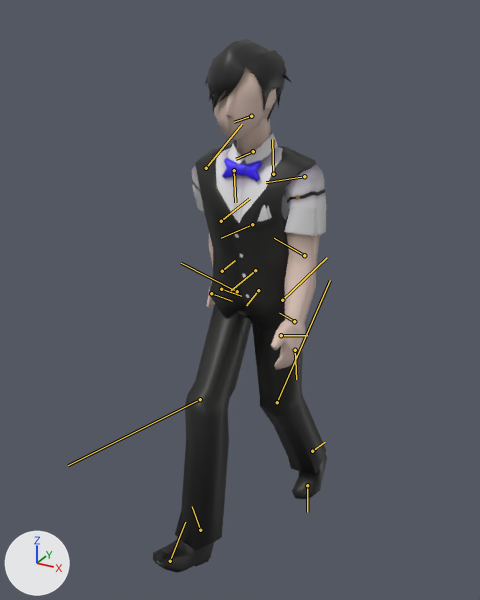
Two versions of the FBX model Assets/GameMain/Animations/HumanMotion/Male/AO_Male_02.fbx, one commit apart.
Both versions are drawn from a 50 mm lens placed at (0.0117, -0.0231, 0.0232), pointed at (-0.0007, -0.0005, 0.0119). The axes (+X, +Y, +Z) are drawn at lower left. The lights are the same throughout. Both versions are drawn at frame 14 of the action 'Take 001'; the numbers are the values there. The bones that bend it are drawn over the model as lines.

In view in the first picture: 'M_Body', 'M_Bowtie', 'M_Hair', 'M_Lower', 'M_Neckline'.
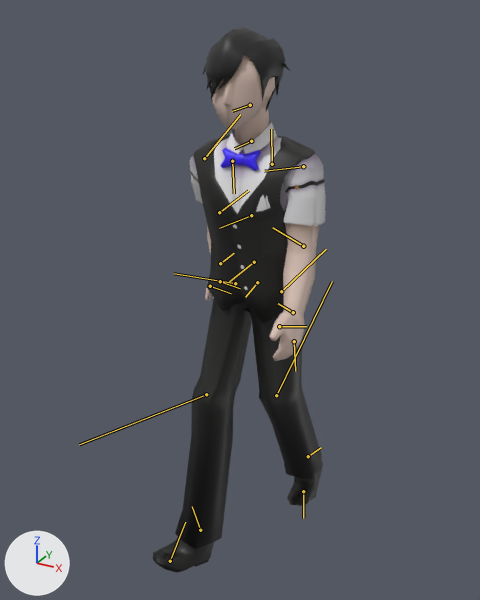
What changed in the scene script:
```text
Change bone_ethan_hips:
    where bone_ethan_hips = bpy.data.objects['Ethan_Reference'].pose.bones['Ethan_Hips']
    bone_ethan_hips.location: (-0.086, 0.015, -0.001) -> (-0.045, 0.024, -0.002)
Change bone_ethan_leftleg:
    where bone_ethan_leftleg = bpy.data.objects['Ethan_Reference'].pose.bones['Ethan_LeftLeg']  # child of 'Ethan_LeftUpLeg'
    bone_ethan_leftleg.rotation_quaternion: (0.972, 0.005, 0.004, 0.237) -> (0.982, 0.004, 0.004, 0.186)  # degrees (1, 0, 27) -> degrees (1, 0, 21)
Change bone_ethan_leftfoot:
    where bone_ethan_leftfoot = bpy.data.objects['Ethan_Reference'].pose.bones['Ethan_LeftFoot']  # child of 'Ethan_LeftLeg'
    bone_ethan_leftfoot.rotation_quaternion: (1.0, 0.003, 0.0, 0.009) -> (0.998, 0.004, 0.0, 0.056)  # degrees (0, 0, 1) -> degrees (0, 0, 6)
Change bone_ethan_rightupleg:
    where bone_ethan_rightupleg = bpy.data.objects['Ethan_Reference'].pose.bones['Ethan_RightUpLeg']  # child of 'Ethan_Hips'
    bone_ethan_rightupleg.rotation_quaternion: (0.917, 0.001, -0.02, -0.399) -> (0.945, -0.001, -0.019, -0.327)  # degrees (1, -2, -47) -> degrees (1, -2, -38)
Change bone_ethan_rightleg:
    where bone_ethan_rightleg = bpy.data.objects['Ethan_Reference'].pose.bones['Ethan_RightLeg']  # child of 'Ethan_RightUpLeg'
    bone_ethan_rightleg.rotation_quaternion: (0.977, -0.056, -0.012, 0.205) -> (0.994, -0.058, -0.005, 0.092)  # degrees (-7, 0, 24) -> degrees (-7, 0, 11)
Change bone_ethan_rightfoot:
    where bone_ethan_rightfoot = bpy.data.objects['Ethan_Reference'].pose.bones['Ethan_RightFoot']  # child of 'Ethan_RightLeg'
    bone_ethan_rightfoot.rotation_quaternion: (0.992, 0.017, -0.059, -0.109) -> (0.995, 0.025, -0.062, -0.073)  # degrees (3, -6, -13) -> degrees (3, -7, -9)
```

Pixel boxes (x1, y1, x2, y2) of what changed, in the pictures (480 x 600 px):
'M_Body', posed
    before: (192, 144, 326, 370)
    after: (190, 135, 325, 361)
'M_Lower', posed
    before: (153, 304, 327, 573)
    after: (153, 299, 323, 573)
'M_Hair', posed
    before: (205, 39, 292, 160)
    after: (203, 27, 290, 147)
'M_Neckline', posed
    before: (228, 132, 278, 164)
    after: (226, 121, 277, 154)
'M_Bowtie', posed
    before: (222, 158, 262, 181)
    after: (221, 148, 261, 171)
bone 'Ethan_Hips', root to tip
    before: (258, 290) to (246, 305)
    after: (257, 282) to (245, 297)
bone 'Ethan_LeftLeg', root to tip
    before: (277, 402) to (330, 280)
    after: (276, 395) to (332, 281)
bone 'Ethan_LeftFoot', root to tip
    before: (312, 451) to (325, 442)
    after: (308, 456) to (321, 447)
bone 'Ethan_RightUpLeg', root to tip
    before: (237, 291) to (181, 263)
    after: (235, 283) to (174, 273)
bone 'Ethan_RightLeg', root to tip
    before: (200, 399) to (68, 465)
    after: (206, 394) to (79, 444)
